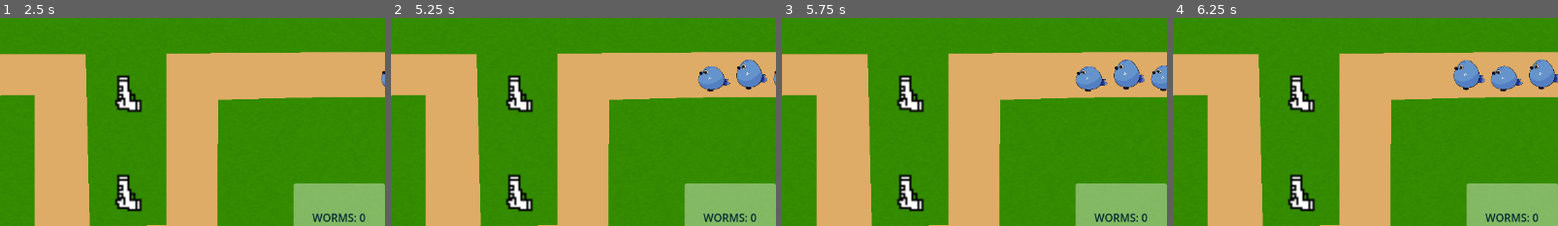
Above: before the commit, frames 1-4 (left to right).
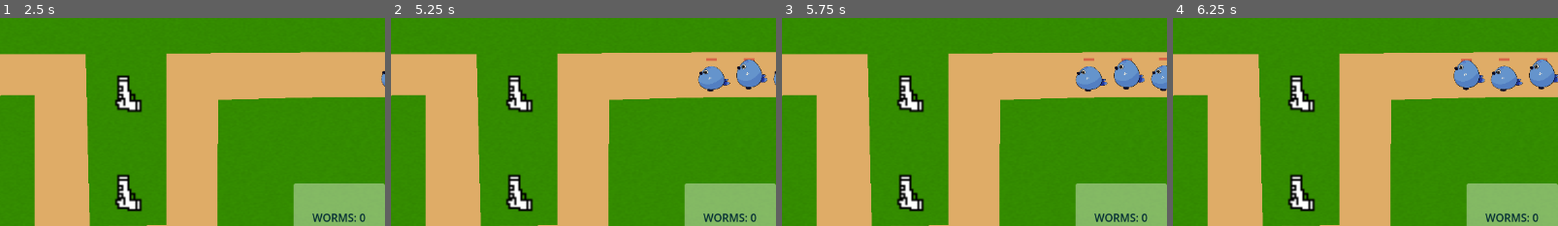
Above: after the commit, the same moments.

Repository: 100-Devs-1-Game/MossyMarchDefense
Game: Godot game, scene res://game/scenes/levels/level_1.tscn
The game is run twice, just before and just after one commit, with the same random seed, the same clock (stepped at 60 frames per second) and the same inputs. This scene is started directly instead of the project's main scene.
Inputs:
- Up to frame 1 (2.5 s): click "Next Wave" at 0.5 s; click "Tower Shop" at 1.25 s; click "Place Towers" at 2 s
- Up to frame 2 (5.25 s): click "Tower Shop" at 2.75 s; click "Place Towers" at 3.5 s; click "Tower Shop" at 4.25 s; click "Place Towers" at 5 s
- Up to frame 3 (5.75 s): no input
- Up to frame 4 (6.25 s): click "Pause Game" at 5.75 s
The pictures show only the part of the screen within x 50-100%, y 0-50%; the shares and areas given below are measured in that part.

Frame 1 is identical in both runs. In frame 2, less than 0.1% of the frame differs, in the area x 81-95%, y 19-21%; in frame 3, 0.1%, in the area x 78-100%, y 19-21%; in frame 4, 0.1%.

Commit message:
Enemy health bar

Diff:
--- a/src/game/enemies/debug_enemy.tscn
+++ b/src/game/enemies/debug_enemy.tscn
@@ -1,8 +1,9 @@
-[gd_scene load_steps=7 format=3 uid="uid://tgcyp6gpnxip"]
+[gd_scene load_steps=8 format=3 uid="uid://tgcyp6gpnxip"]
 
 [ext_resource type="Script" uid="uid://7e63ryy8u1a6" path="res://game/enemies/debug_enemy.gd" id="1_7ow6v"]
 [ext_resource type="PackedScene" uid="uid://b63va5oryp3q1" path="res://game/enemies/movement_component.tscn" id="1_y28og"]
 [ext_resource type="PackedScene" uid="uid://cbqaacuahs3s" path="res://game/enemies/health_component.tscn" id="3_bc8x5"]
+[ext_resource type="PackedScene" uid="uid://deldoejppigim" path="res://game/enemies/health_bar.tscn" id="4_bc8x5"]
 
 [sub_resource type="SpriteFrames" id="SpriteFrames_bc8x5"]
 
@@ -20,7 +21,11 @@
 [node name="MovementComponent" parent="." instance=ExtResource("1_y28og")]
 max_movement_speed = 15.0
 
-[node name="HealthComponent" parent="." instance=ExtResource("3_bc8x5")]
+[node name="HealthComponent" parent="." node_paths=PackedStringArray("health_bar") instance=ExtResource("3_bc8x5")]
+health_bar = NodePath("../HealthBar")
+
+[node name="HealthBar" parent="." instance=ExtResource("4_bc8x5")]
+position = Vector2(0, -24)
 
 [node name="AnimatedSprite2D" type="AnimatedSprite2D" parent="."]
 scale = Vector2(0.03, 0.03)
--- /dev/null
+++ b/src/game/enemies/health_bar.gd
@@ -0,0 +1,13 @@
+class_name HealthBar
+
+extends Sprite2D
+
+func update_health(current_health: int, base_health: int):
+	var current_health_percent = current_health / float(base_health)
+	var remaining_health_percent = (base_health - current_health) / float(base_health)
+
+	var texture_width = texture.get_width()
+	var remaining_width = texture_width * remaining_health_percent
+
+	$Fill.scale.x = current_health_percent
+	$Fill.position.x = -remaining_width / 2
--- /dev/null
+++ b/src/game/enemies/health_bar.tscn
@@ -0,0 +1,28 @@
+[gd_scene load_steps=6 format=3 uid="uid://deldoejppigim"]
+
+[ext_resource type="Script" uid="uid://eaakqr071w6s" path="res://game/enemies/health_bar.gd" id="1_fjsny"]
+
+[sub_resource type="Gradient" id="Gradient_fjsny"]
+offsets = PackedFloat32Array(0)
+colors = PackedColorArray(0.49364084, 0.5760999, 0.61063695, 1)
+
+[sub_resource type="GradientTexture2D" id="GradientTexture2D_qxrim"]
+gradient = SubResource("Gradient_fjsny")
+width = 16
+height = 4
+
+[sub_resource type="Gradient" id="Gradient_emn54"]
+offsets = PackedFloat32Array(0)
+colors = PackedColorArray(0.8424192, 0.39851096, 0.27929965, 1)
+
+[sub_resource type="GradientTexture2D" id="GradientTexture2D_p3fc1"]
+gradient = SubResource("Gradient_emn54")
+width = 16
+height = 4
+
+[node name="HealthBar" type="Sprite2D"]
+texture = SubResource("GradientTexture2D_qxrim")
+script = ExtResource("1_fjsny")
+
+[node name="Fill" type="Sprite2D" parent="."]
+texture = SubResource("GradientTexture2D_p3fc1")
--- a/src/game/enemies/health_component.gd
+++ b/src/game/enemies/health_component.gd
@@ -1,5 +1,6 @@
 extends Node
 
+@export var health_bar: HealthBar
 @export var base_health: int = 3
 
 var current_health := base_health
@@ -8,3 +9,5 @@
 	current_health -= damage
 	if current_health <= 0:
 		get_parent().kill_enemy()
+	elif health_bar:
+		health_bar.update_health(current_health, base_health)
Not shown, added: src/game/enemies/health_bar.gd.uid
